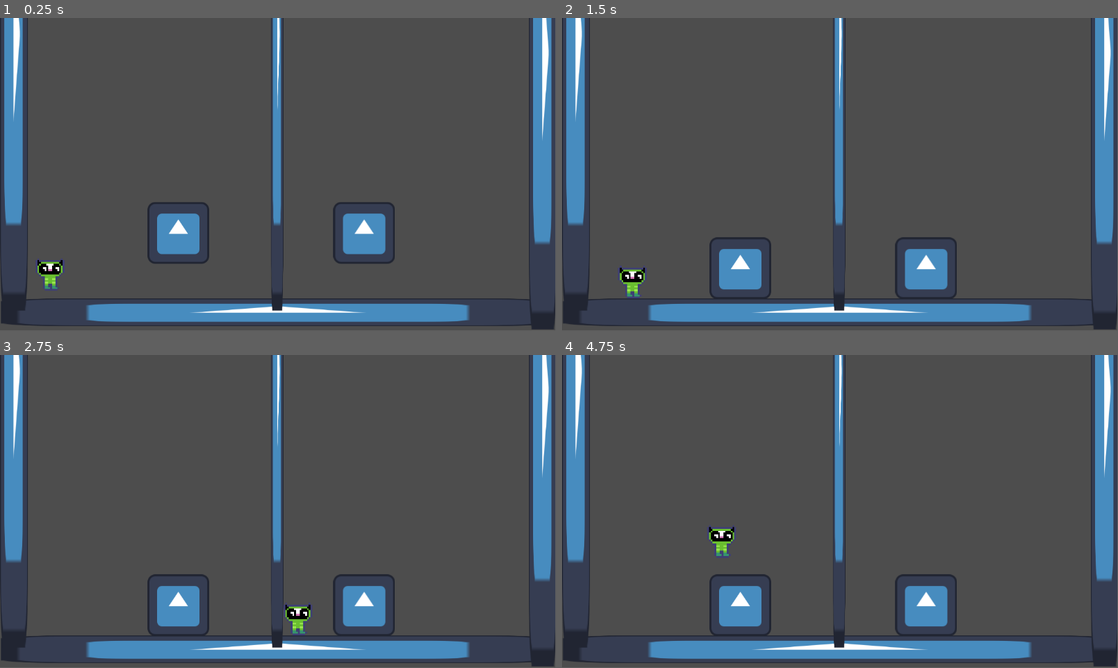
Above: before the commit, frames 1-4 (two rows, left to right).
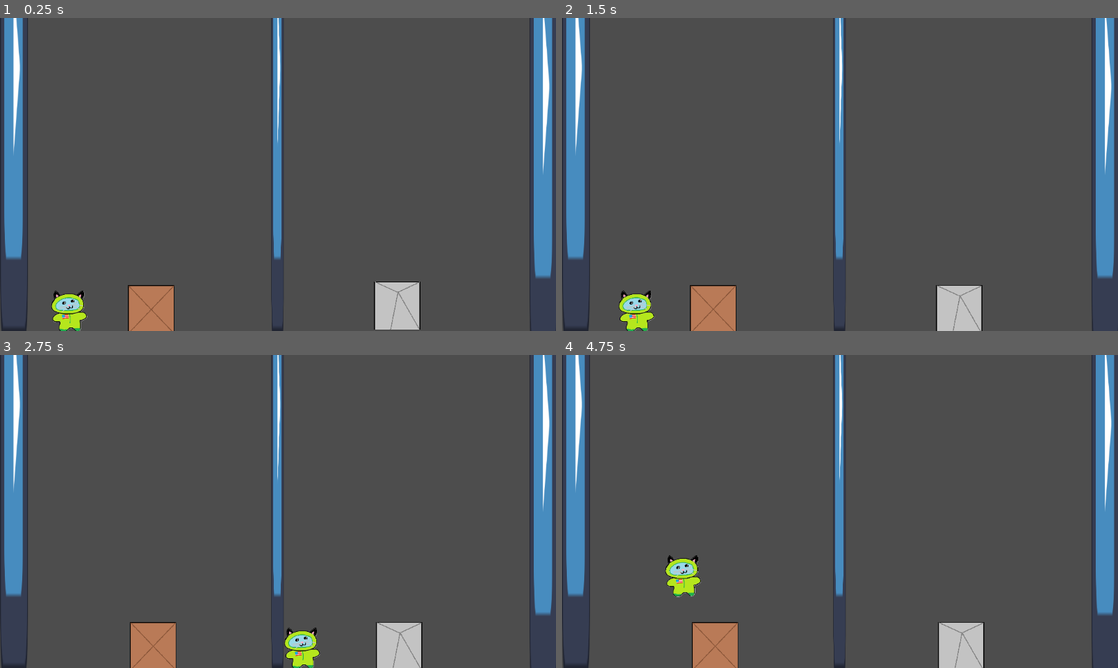
Above: after the commit, the same moments.

Repository: Boyloytt/Game-Jam-2-5-2026
Game: Godot game, scene res://Scenes/main.tscn
The game is run twice, just before and just after one commit, with the same random seed, the same clock (stepped at 60 frames per second) and the same inputs. The project has no main scene, so this scene is started directly. The engine's default icon, where the game draws it, is replaced by a stand-in: a white triangle on a blue panel in a dark square.
Inputs:
- Up to frame 1 (0.25 s): no input
- Up to frame 2 (1.5 s): tap Enter (ui_accept) at 0.5, 0.77 s; hold Right (ui_right) from 0.53 s (still down); tap E (Switch) at 0.6, 1.35 s
- Up to frame 3 (2.75 s): tap Enter (ui_accept) at 1.52 s; release Right (ui_right) at 2.03 s; hold Left (ui_left) from 2.03 s (still down); tap E (Switch) at 2.1 s
- Up to frame 4 (4.75 s): release Left (ui_left) at 2.78 s; hold Right (ui_right) 2.78-4.28 s; tap E (Switch) at 2.85, 3.6, 4.35 s; tap Enter (ui_accept) at 3.02, 3.77, 4.25, 4.52 s; hold Left (ui_left) from 4.28 s (still down)
In our replay, the window is 799x449 before the commit and 800x450 after it. These sizes can differ from the game's own. Grey fills any space a smaller window leaves; there, only what the larger window draws over its background counts as a difference.

The runs differ from the first frame. In frame 1, 13% of the frame differs, in the area x 0-100%, y 0-100%; in frame 2, 12%; in frame 3, 12%; in frame 4, 13%.

Commit message:
Tutorial level laid out

Diff:
--- a/Assets/Nodes/boxPair.tscn
+++ /dev/null
@@ -1,28 +0,0 @@
-[gd_scene load_steps=3 format=3 uid="uid://byxtftdoy6c86"]
-
-[ext_resource type="Texture2D" uid="uid://4q335xxs2p" path="res://icon.svg" id="1_0itq8"]
-
-[sub_resource type="RectangleShape2D" id="RectangleShape2D_0s2hh"]
-size = Vector2(130, 127)
-
-[node name="BoxPair" type="Node2D"]
-scale = Vector2(0.75, 0.75)
-
-[node name="box" type="RigidBody2D" parent="." groups=["Moveable"]]
-
-[node name="Sprite2D" type="Sprite2D" parent="box"]
-texture = ExtResource("1_0itq8")
-
-[node name="CollisionShape2D" type="CollisionShape2D" parent="box"]
-position = Vector2(0, -0.5)
-shape = SubResource("RectangleShape2D_0s2hh")
-
-[node name="box2" type="RigidBody2D" parent="box"]
-position = Vector2(514, 0)
-
-[node name="Sprite2D" type="Sprite2D" parent="box/box2"]
-texture = ExtResource("1_0itq8")
-
-[node name="CollisionShape2D" type="CollisionShape2D" parent="box/box2"]
-position = Vector2(0, -0.5)
-shape = SubResource("RectangleShape2D_0s2hh")
--- /dev/null
+++ b/Assets/Nodes/concreteBox.tscn
@@ -0,0 +1,23 @@
+[gd_scene load_steps=4 format=3 uid="uid://vjc7xaa3deqv"]
+
+[ext_resource type="Texture2D" uid="uid://cpms5rucy2qch" path="res://Assets/Sprites/ConcreteBlock.png" id="1_52uua"]
+
+[sub_resource type="PhysicsMaterial" id="PhysicsMaterial_52uua"]
+friction = 0.5
+
+[sub_resource type="RectangleShape2D" id="RectangleShape2D_0s2hh"]
+size = Vector2(122.66669, 127)
+
+[node name="box2" type="RigidBody2D"]
+texture_filter = 1
+mass = 1.1
+physics_material_override = SubResource("PhysicsMaterial_52uua")
+
+[node name="Sprite2D" type="Sprite2D" parent="."]
+scale = Vector2(0.35, 0.35)
+texture = ExtResource("1_52uua")
+
+[node name="CollisionShape2D" type="CollisionShape2D" parent="."]
+position = Vector2(-0.666626, -0.5)
+scale = Vector2(0.775, 0.775)
+shape = SubResource("RectangleShape2D_0s2hh")
--- a/Assets/Nodes/player.tscn
+++ b/Assets/Nodes/player.tscn
@@ -1,19 +1,18 @@
 [gd_scene load_steps=4 format=3 uid="uid://bfxaerohp7jwh"]
 
 [ext_resource type="Script" uid="uid://ow11natc37ay" path="res://Assets/Scripts/player.gd" id="1_ndokq"]
-[ext_resource type="Texture2D" uid="uid://dknjwlqxvn7o1" path="res://Assets/Sprites/SpaceCat.png" id="2_sni06"]
+[ext_resource type="Texture2D" uid="uid://duup7lh0b53fx" path="res://Assets/Sprites/SpaceCatMS.png" id="2_ndokq"]
 
 [sub_resource type="RectangleShape2D" id="RectangleShape2D_ndokq"]
-size = Vector2(80, 90)
+size = Vector2(72, 90)
 
 [node name="Player" type="CharacterBody2D"]
-texture_filter = 1
-scale = Vector2(0.75, 0.75)
 script = ExtResource("1_ndokq")
 
 [node name="SpaceCat" type="Sprite2D" parent="."]
-texture_filter = 1
-texture = ExtResource("2_sni06")
+texture_filter = 2
+scale = Vector2(0.465, 0.465)
+texture = ExtResource("2_ndokq")
 
 [node name="CollisionShape2D" type="CollisionShape2D" parent="."]
 shape = SubResource("RectangleShape2D_ndokq")
--- /dev/null
+++ b/Assets/Nodes/woodenBox.tscn
@@ -0,0 +1,22 @@
+[gd_scene load_steps=4 format=3 uid="uid://dij785jhwu8tx"]
+
+[ext_resource type="Texture2D" uid="uid://qymxi5uuhty7" path="res://Assets/Sprites/WoodenBox.png" id="1_e4hvh"]
+
+[sub_resource type="PhysicsMaterial" id="PhysicsMaterial_e4hvh"]
+friction = 0.5
+
+[sub_resource type="RectangleShape2D" id="RectangleShape2D_0s2hh"]
+size = Vector2(122.66669, 127)
+
+[node name="woodenBox" type="RigidBody2D" groups=["Moveable"]]
+mass = 1.1
+physics_material_override = SubResource("PhysicsMaterial_e4hvh")
+
+[node name="Sprite2D" type="Sprite2D" parent="."]
+texture_filter = 1
+scale = Vector2(0.35, 0.35)
+texture = ExtResource("1_e4hvh")
+
+[node name="CollisionShape2D" type="CollisionShape2D" parent="."]
+scale = Vector2(0.775, 0.775)
+shape = SubResource("RectangleShape2D_0s2hh")
--- a/Assets/Scripts/player.gd
+++ b/Assets/Scripts/player.gd
@@ -4,7 +4,7 @@
 
 const SPEED = 500.0
 const JUMP_VELOCITY = -800.0
-const push_force = 70.0
+const push_force = 40.0
 const HALFWAY_DISTANCE = 550.0
 var leftSide = true
 var rightSide = false
--- /dev/null
+++ b/Scenes/level_1.tscn
@@ -0,0 +1,149 @@
+[gd_scene load_steps=6 format=3 uid="uid://evqd4tv66lx1"]
+
+[ext_resource type="Texture2D" uid="uid://blphq1iq0bije" path="res://Assets/Sprites/Wall.png" id="1_7p6j4"]
+[ext_resource type="PackedScene" uid="uid://bfxaerohp7jwh" path="res://Assets/Nodes/player.tscn" id="2_6444e"]
+[ext_resource type="PackedScene" uid="uid://dij785jhwu8tx" path="res://Assets/Nodes/woodenBox.tscn" id="3_evi0p"]
+[ext_resource type="PackedScene" uid="uid://vjc7xaa3deqv" path="res://Assets/Nodes/concreteBox.tscn" id="4_lsmp6"]
+
+[sub_resource type="RectangleShape2D" id="RectangleShape2D_xrdnt"]
+size = Vector2(562, 20)
+
+[node name="Level1" type="Node2D"]
+
+[node name="Player" parent="." instance=ExtResource("2_6444e")]
+position = Vector2(-508, -82)
+
+[node name="Camera2D" type="Camera2D" parent="Player"]
+scale = Vector2(1.6666666, 1.6666666)
+zoom = Vector2(0.915, 0.915)
+limit_left = -626
+limit_right = 626
+limit_bottom = 33
+position_smoothing_enabled = true
+position_smoothing_speed = 2.0
+drag_vertical_enabled = true
+drag_top_margin = 0.55
+
+[node name="Floor" type="StaticBody2D" parent="."]
+position = Vector2(-4, 0)
+scale = Vector2(1.01, 0.27)
+
+[node name="Sprite2D" type="Sprite2D" parent="Floor"]
+texture = ExtResource("1_7p6j4")
+
+[node name="CollisionShape2D" type="CollisionShape2D" parent="Floor"]
+scale = Vector2(2.225, 12.205)
+shape = SubResource("RectangleShape2D_xrdnt")
+debug_color = Color(0.8812475, 0.3377792, 3.85046e-07, 0.41960785)
+
+[node name="MiddleBarrier" type="StaticBody2D" parent="."]
+position = Vector2(0, -660)
+rotation = 1.5707964
+scale = Vector2(1, 0.1)
+
+[node name="Sprite2D" type="Sprite2D" parent="MiddleBarrier"]
+texture = ExtResource("1_7p6j4")
+
+[node name="CollisionShape2D" type="CollisionShape2D" parent="MiddleBarrier"]
+scale = Vector2(2.225, 12.205)
+shape = SubResource("RectangleShape2D_xrdnt")
+debug_color = Color(0.8812475, 0.3377792, 3.85046e-07, 0.41960785)
+
+[node name="RightWall" type="StaticBody2D" parent="."]
+position = Vector2(594.00006, -662)
+rotation = -1.5707964
+scale = Vector2(1, 0.27)
+
+[node name="Sprite2D" type="Sprite2D" parent="RightWall"]
+texture = ExtResource("1_7p6j4")
+
+[node name="CollisionShape2D" type="CollisionShape2D" parent="RightWall"]
+scale = Vector2(2.225, 12.205)
+shape = SubResource("RectangleShape2D_xrdnt")
+debug_color = Color(0.8812475, 0.3377792, 3.85046e-07, 0.41960785)
+
+[node name="LeftWall" type="StaticBody2D" parent="."]
+position = Vector2(-594, -662)
+rotation = 1.5707964
+scale = Vector2(1, 0.27)
+
+[node name="Sprite2D" type="Sprite2D" parent="LeftWall"]
+texture = ExtResource("1_7p6j4")
+
+[node name="CollisionShape2D" type="CollisionShape2D" parent="LeftWall"]
+scale = Vector2(2.225, 12.205)
+shape = SubResource("RectangleShape2D_xrdnt")
+debug_color = Color(0.8812475, 0.3377792, 3.85046e-07, 0.41960785)
+
+[node name="SmallPlat" type="StaticBody2D" parent="."]
+position = Vector2(56.999996, -225)
+scale = Vector2(0.07, 0.095)
+
+[node name="Sprite2D" type="Sprite2D" parent="SmallPlat"]
+texture = ExtResource("1_7p6j4")
+
+[node name="CollisionShape2D" type="CollisionShape2D" parent="SmallPlat"]
+scale = Vector2(2.225, 12.205)
+shape = SubResource("RectangleShape2D_xrdnt")
+debug_color = Color(0.8812475, 0.3377792, 3.85046e-07, 0.41960785)
+
+[node name="Platform2" type="StaticBody2D" parent="."]
+position = Vector2(-100, -309)
+scale = Vector2(0.14, 0.095)
+
+[node name="Sprite2D" type="Sprite2D" parent="Platform2"]
+texture = ExtResource("1_7p6j4")
+
+[node name="CollisionShape2D" type="CollisionShape2D" parent="Platform2"]
+scale = Vector2(2.225, 12.205)
+shape = SubResource("RectangleShape2D_xrdnt")
+debug_color = Color(0.8812475, 0.3377792, 3.85046e-07, 0.41960785)
+
+[node name="Platform3" type="StaticBody2D" parent="."]
+position = Vector2(488, -309)
+scale = Vector2(0.115, 0.095)
+
+[node name="Sprite2D" type="Sprite2D" parent="Platform3"]
+texture = ExtResource("1_7p6j4")
+
+[node name="CollisionShape2D" type="CollisionShape2D" parent="Platform3"]
+scale = Vector2(2.225, 12.205)
+shape = SubResource("RectangleShape2D_xrdnt")
+debug_color = Color(0.8812475, 0.3377792, 3.85046e-07, 0.41960785)
+
+[node name="SmallPlat2" type="StaticBody2D" parent="."]
+position = Vector2(518, -451.99997)
+scale = Vector2(0.07, 0.095)
+
+[node name="Sprite2D" type="Sprite2D" parent="SmallPlat2"]
+texture = ExtResource("1_7p6j4")
+
+[node name="CollisionShape2D" type="CollisionShape2D" parent="SmallPlat2"]
+scale = Vector2(2.225, 12.205)
+shape = SubResource("RectangleShape2D_xrdnt")
+debug_color = Color(0.8812475, 0.3377792, 3.85046e-07, 0.41960785)
+
+[node name="SmallPlat3" type="StaticBody2D" parent="."]
+position = Vector2(-518.99994, -485.99997)
+scale = Vector2(0.07, 0.095)
+
+[node name="Sprite2D" type="Sprite2D" parent="SmallPlat3"]
+modulate = Color(0, 1, 0, 1)
+texture = ExtResource("1_7p6j4")
+
+[node name="CollisionShape2D" type="CollisionShape2D" parent="SmallPlat3"]
+scale = Vector2(2.225, 12.205)
+shape = SubResource("RectangleShape2D_xrdnt")
+debug_color = Color(0.8812475, 0.3377792, 3.85046e-07, 0.41960785)
+
+[node name="woodenbox2" parent="." instance=ExtResource("3_evi0p")]
+position = Vector2(-141, -85)
+
+[node name="box2" parent="woodenbox2" instance=ExtResource("4_lsmp6")]
+position = Vector2(576, 2)
+
+[node name="woodenbox" parent="." instance=ExtResource("3_evi0p")]
+position = Vector2(-137, -378)
+
+[node name="box2" parent="woodenbox" instance=ExtResource("4_lsmp6")]
+position = Vector2(576, 0)
--- a/Scenes/main.tscn
+++ b/Scenes/main.tscn
@@ -1,8 +1,9 @@
-[gd_scene load_steps=5 format=3 uid="uid://d3ir376df04gd"]
+[gd_scene load_steps=6 format=3 uid="uid://d3ir376df04gd"]
 
 [ext_resource type="PackedScene" uid="uid://bfxaerohp7jwh" path="res://Assets/Nodes/player.tscn" id="1_jjgbg"]
 [ext_resource type="Texture2D" uid="uid://4q335xxs2p" path="res://icon.svg" id="2_bo1nx"]
-[ext_resource type="PackedScene" uid="uid://byxtftdoy6c86" path="res://Assets/Nodes/boxPair.tscn" id="3_8gbba"]
+[ext_resource type="PackedScene" uid="uid://dij785jhwu8tx" path="res://Assets/Nodes/woodenBox.tscn" id="3_jjvhh"]
+[ext_resource type="PackedScene" uid="uid://vjc7xaa3deqv" path="res://Assets/Nodes/concreteBox.tscn" id="4_kry3j"]
 
 [sub_resource type="RectangleShape2D" id="RectangleShape2D_bo1nx"]
 size = Vector2(128, 127.799286)
@@ -10,7 +11,18 @@
 [node name="Main" type="Node2D"]
 
 [node name="Player" parent="." instance=ExtResource("1_jjgbg")]
-position = Vector2(104, 474)
+position = Vector2(141, 511.00003)
+
+[node name="Camera2D" type="Camera2D" parent="Player"]
+position = Vector2(645, -256.6667)
+scale = Vector2(1.6666666, 1.6666666)
+limit_left = 0
+limit_right = 1152
+limit_bottom = 648
+position_smoothing_enabled = true
+position_smoothing_speed = 2.0
+drag_vertical_enabled = true
+drag_top_margin = 0.55
 
 [node name="StaticBody2D" type="StaticBody2D" parent="."]
 position = Vector2(576.385, 610.635)
@@ -63,5 +75,8 @@
 shape = SubResource("RectangleShape2D_bo1nx")
 debug_color = Color(2.5027991e-06, 0.56087446, 0.88284624, 0.41960785)
 
-[node name="BoxPair" parent="." instance=ExtResource("3_8gbba")]
-position = Vector2(370, 388)
+[node name="box" parent="." instance=ExtResource("3_jjvhh")]
+position = Vector2(313, 483)
+
+[node name="box2" parent="box" instance=ExtResource("4_kry3j")]
+position = Vector2(510, -17.999992)
--- a/project.godot
+++ b/project.godot
@@ -14,6 +14,12 @@
 config/features=PackedStringArray("4.5", "Forward Plus")
 boot_splash/bg_color=Color(0.15593019, 0.45339602, 0.40371814, 1)
 config/icon="res://icon.svg"
+
+[display]
+
+window/size/resizable=false
+window/stretch/mode="viewport"
+window/stretch/aspect="expand"
 
 [global_group]
 
@@ -45,4 +51,4 @@
 
 [physics]
 
-2d/default_gravity=2000.0
+2d/default_gravity=2100.0
Binary file added: Assets/Sprites/ConcreteBlock.png
Not shown, added: Assets/Sprites/ConcreteBlock.png.import
Binary file added: Assets/Sprites/Portal.png
Not shown, added: Assets/Sprites/Portal.png.import
Binary file added: Assets/Sprites/SpaceCatMS.png
Not shown, added: Assets/Sprites/SpaceCatMS.png.import
Binary file added: Assets/Sprites/Wall.png
Not shown, added: Assets/Sprites/Wall.png.import
Binary file added: Assets/Sprites/WoodenBox.png
Not shown, added: Assets/Sprites/WoodenBox.png.import
